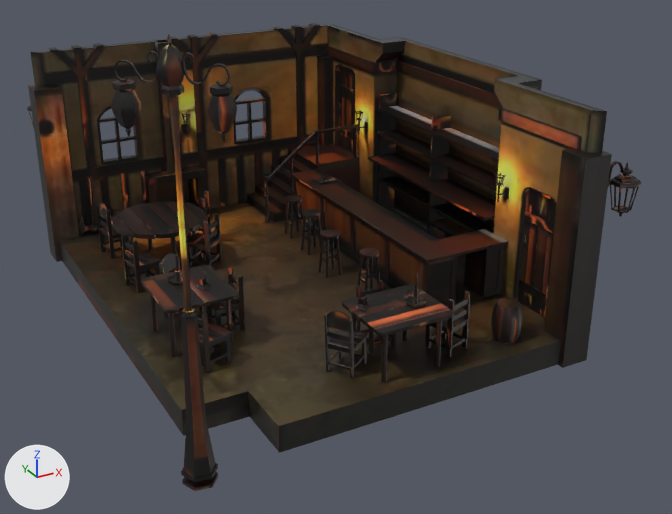
An edit to the glTF model public/models/tavern.glb, drawn before and after from the same camera.
One viewpoint serves both versions: a camera (50 mm lens) standing at (-6.94, -14.02, 6.72) and looking at (-0.24, -1.84, 0.63). The lights are fixed; the arrows at lower left show +X, +Y and +Z. Where no turn or scale is listed for an object, it has been applied to the vertices. Vertices at the same position are counted once.

Names of what the first picture shows: 'Piso_Surface - Matte_0.001'.
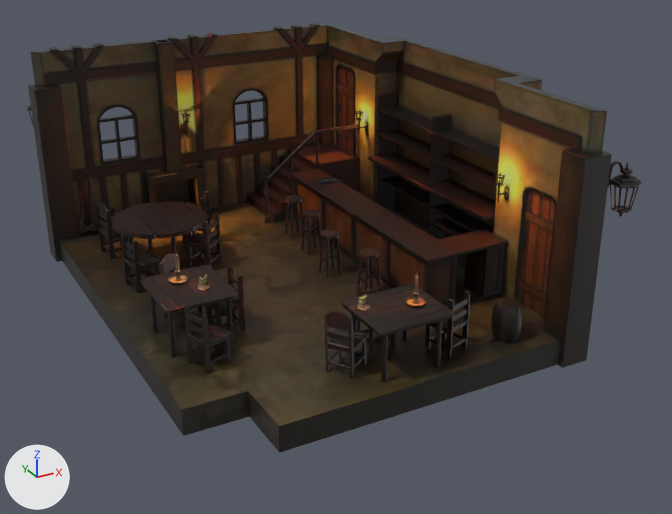
Where the newer file only moved an object's origin or applied its transform, the numbers keep the older frame.

Diff of the bpy script that builds the scene:
```diff
--- a/public/models/tavern.glb.py
+++ b/public/models/tavern.glb.py
@@ me_piso_surface___matte_0_007 @@
 # used by ob_piso_surface___matte_0_001; location = (-0.65, -0.79, 2.29)
-me_piso_surface___matte_0_007.from_pydata(...)  # 20940 vertices, 38944 faces; spans x -3.76..3.76, y -4.6..4.6, z -2.72..2.72
+me_piso_surface___matte_0_007.from_pydata(...)  # 20421 vertices, 37924 faces; spans x -3.17..3.76, y -4.25..4.6, z -2.7..1.19
+# me_piso_surface___matte_0_007 part 1: the loose piece of 169 vertices spanning x -3.43..-2.97, y -4.34..-3.91, z -2.72..2.72 is deleted
+# me_piso_surface___matte_0_007 part 2: the loose piece of 143 vertices spanning x -3.69..-3.28, y -4.07..-3.73, z 2.22..2.55 is deleted
+# me_piso_surface___matte_0_007 part 3: the loose piece of 141 vertices spanning x -3.12..-2.71, y -4.53..-4.19, z 2.22..2.55 is deleted
+# me_piso_surface___matte_0_007 part 4: the loose piece of 66 vertices spanning x -3.76..-3.45, y -3.94..-3.65, z 1.62..2.23 is deleted
+# me_piso_surface___matte_0_007 part 5: the loose piece of 65 vertices spanning x -2.95..-2.64, y -4.6..-4.31, z 1.62..2.23 is deleted
+# me_piso_surface___matte_0_007 part 6: 312 vertices moved from x -3.03..3.73, y -3.79..4.6, z -2.29..0.91 to x -3.03..3.73, y -3.8..4.6, z -2.29..0.91; 1046 vertices removed from x -3.07..3.73, y -3.97..4.6, z -2.29..0.93; 1110 vertices added at x -3.08..3.73, y -3.97..4.57, z -2.29..1.16
+# me_piso_surface___matte_0_007 part 7: 11 vertices moved within x -2.77..-1.81, y -1.98..-0.77, z -1.51..-0.97; 20 vertices removed from x -2.78..-1.71, y -1.99..-0.38, z -2.27..-1.29; 18 vertices added at x -2.77..-1.72, y -1.99..-0.39, z -2.28..-0.98
+# me_piso_surface___matte_0_007 part 8: 26646 kept faces spanning x -3.17..3.76, y -4.25..4.6, z -2.7..1.19 get new texture (UV) coordinates
 me_piso_surface___matte_0_007.materials.append(mat_masteratlas)
```

Where the change shows, as pixel boxes (x1, y1, x2, y2) in the pictures (672 x 514 px; the box of a moved part takes in the faces that stretch with it):
'Piso_Surface - Matte_0.001', reshaped
    before: (27, 23, 642, 491)
    after: (27, 23, 642, 453)
part 1 of me_piso_surface___matte_0_007, deleted
    before: (156, 34, 218, 491)
part 2 of me_piso_surface___matte_0_007, deleted
    before: (114, 51, 159, 83)
part 3 of me_piso_surface___matte_0_007, deleted
    before: (182, 52, 230, 86)
part 4 of me_piso_surface___matte_0_007, deleted (black)
    before: (111, 79, 141, 137)
part 5 of me_piso_surface___matte_0_007, deleted
    before: (207, 84, 237, 142)
part 6 of me_piso_surface___matte_0_007, moved or reshaped
    before: (79, 89, 525, 356)
    after: (79, 39, 525, 367)
part 7 of me_piso_surface___matte_0_007, moved or reshaped
    before: (151, 254, 239, 355)
    after: (151, 251, 239, 357)
part 8 of me_piso_surface___matte_0_007, surface changed
    both: (29, 23, 635, 376)
